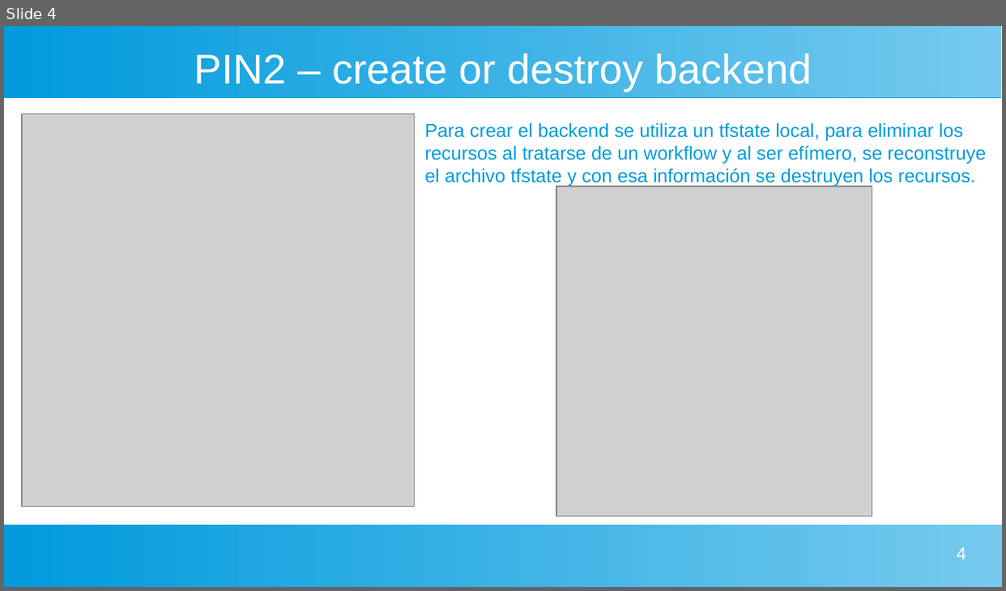
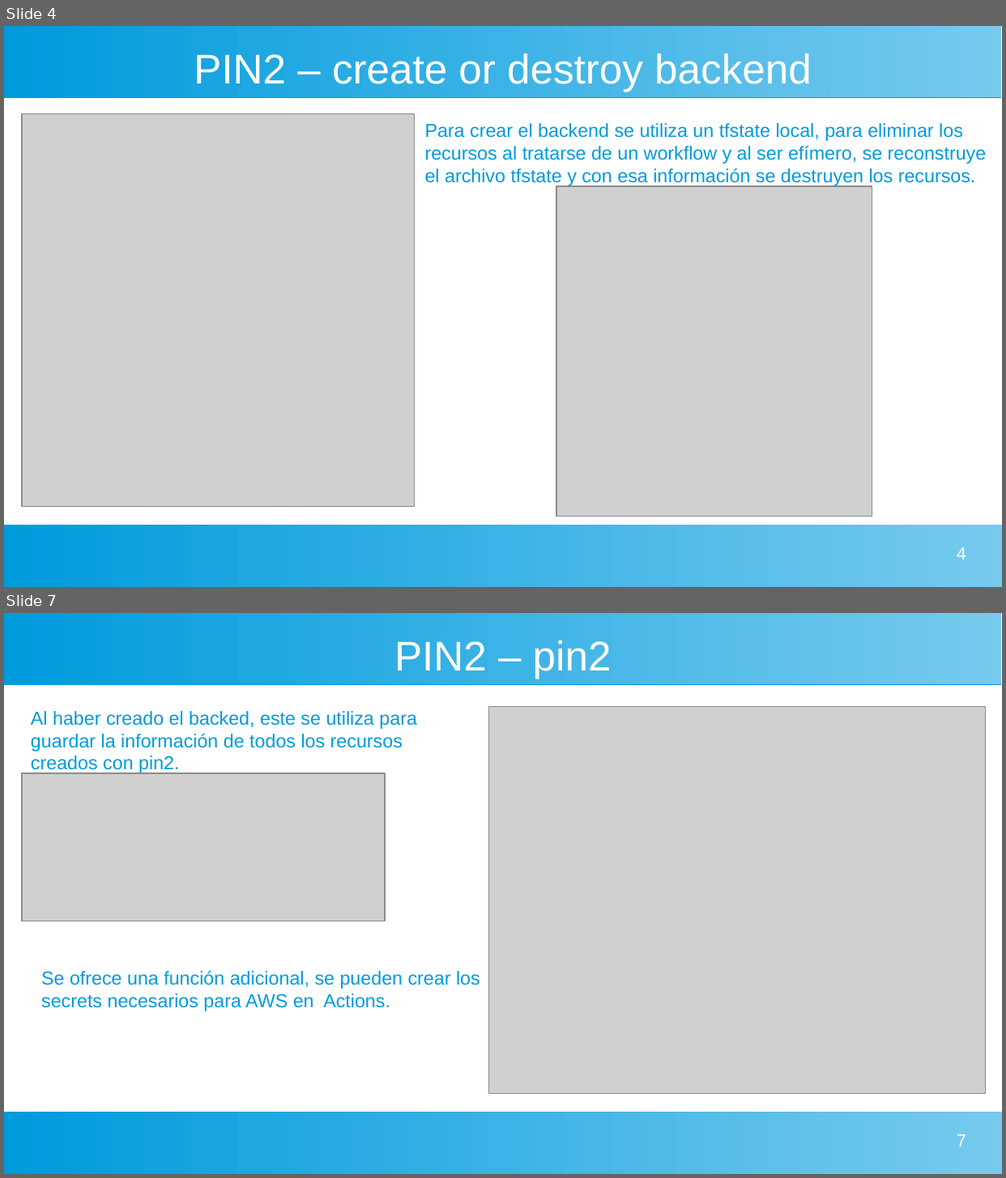
Before and after one commit to MauroPereira/PIN2_public, a slide deck: doc_files/PIN2_presentacion.odp. Shown one above the other, each under a label of ours: slide 4 before the commit, slides 4 and 7 after it; the slides between them are not shown. The pictures are 1006x591 and 1006x1178 pixels, drawn with LibreOffice and Linux fonts; fonts in the diff are those of the drawing; grey boxes stand for pictures. Boxes give left, top, right and bottom in pixels: in the first picture for what was removed or moved away, otherwise in the second. Text is boxed around its words. In the diff, an @@ line names an element or a change of style, - is before the commit and + after.

```diff
--- a/doc_files/PIN2_presentacion.odp
+++ b/doc_files/PIN2_presentacion.odp
@@ slide 7 added at (x1=4, y1=613, x2=1002, y2=1174), background #FFFFFF; not listed: 2 template elements that a slide beside it also shows @@
@@ title added at (x1=394, y1=641, x2=612, y2=679), 33 pt, text #FFFFFF @@
+PIN2 – pin2
@@ picture added at (x1=488, y1=706, x2=986, y2=1094) @@
@@ text added at (x1=31, y1=711, x2=417, y2=774), 15 pt, text #009BDD @@
+Al haber creado el backed, este se utiliza para guardar la información de todos los recursos creados con pin2.
@@ picture added at (x1=22, y1=773, x2=386, y2=921) @@
@@ text added at (x1=41, y1=971, x2=480, y2=1012), 15 pt, text #009BDD @@
+Se ofrece una función adicional, se pueden crear los secrets necesarios para AWS en Actions.
@@ page number added at (x1=957, y1=1135, x2=966, y2=1147), 14 pt, text #FFFFFF @@
+7
```
Also in this commit, not shown: 1 slide changed, 6 other slides added, 1 slide removed, 10 other files.
